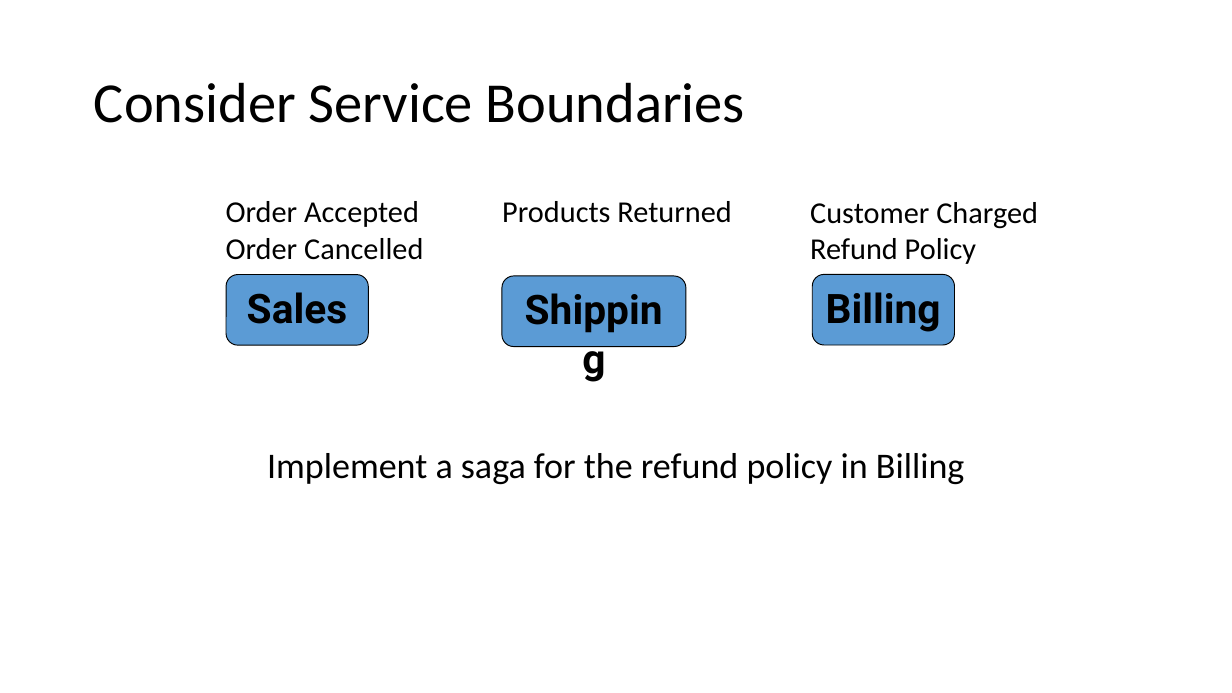
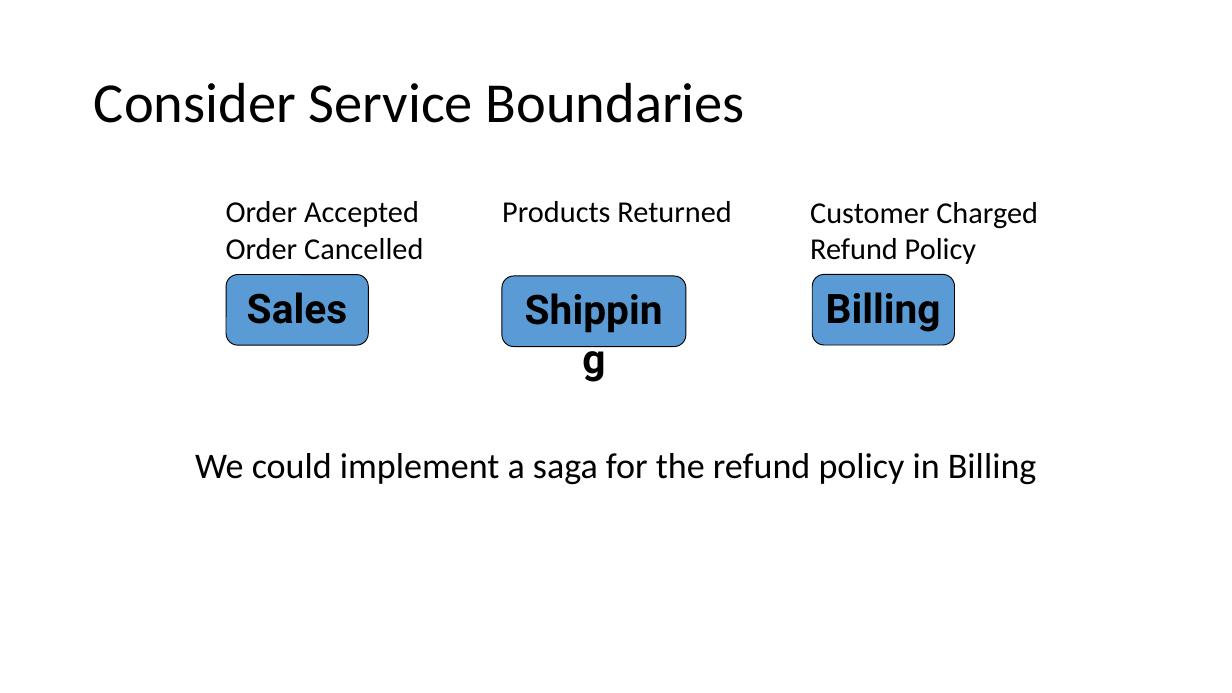
Before and after one commit to Particular/SagaMasterClass, a slide deck: slide 81 of SagaMasterClass.pptx (slide 78 before the commit). Drawn at 1232x693 pixels with LibreOffice and Linux fonts; fonts in the diff are those of the drawing. Boxes give left, top, right and bottom in pixels: in the first picture for what was removed or moved away, otherwise in the second. Text is boxed around its words. In the diff, an @@ line names an element or a change of style, - is before the commit and + after.

```diff
--- a/SagaMasterClass.pptx
+++ b/SagaMasterClass.pptx
@@ text at (195, 453, 1036, 485): text changed @@
-Implement a saga for the refund policy in Billing
+We could implement a saga for the refund policy in Billing
```
Also in this commit, not shown: 9 other slides changed, 3 slides added.
